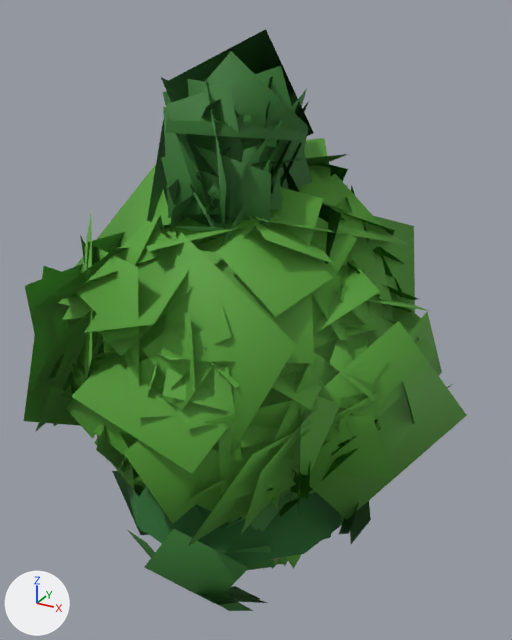
Before and after pictures for a commit that changed the glTF model public/assets/props.glb.
The view is the same before and after, from a 50 mm lens placed at (5.62, -9.61, 9.55), pointed at (0.14, 0.35, 4.57). The axes (+X, +Y, +Z) are drawn at lower left. The lights are the same throughout. The first picture is the older version. Where no turn or scale is listed for an object, it has been applied to the vertices.

The first picture shows 'Tree_Broad_LOD_Leaves', 'Tree_Broad_Leaves', 'Tree_Pine', 'Tree_Pine_LOD', 'Tree_Pine_LOD_Leaves', 'Tree_Pine_Leaves' and 1 more.
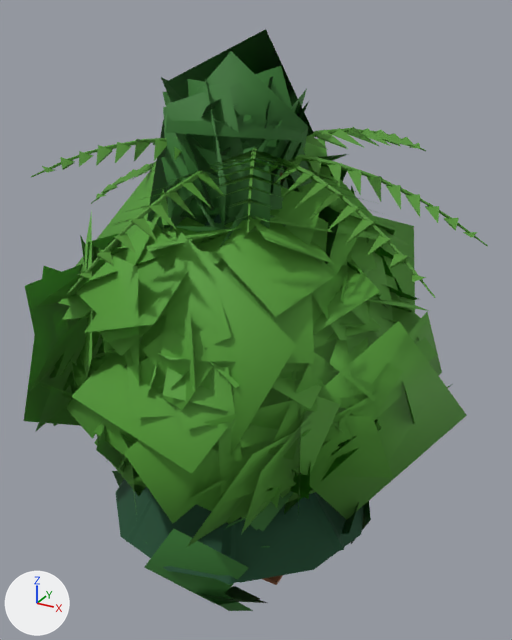
What changed in the scene script:
```text
Add ob_treesnowpine_lod:
    ob_treesnowpine_lod = bpy.data.objects.new('TreeSnowPine_LOD', me_treesnowpine_lod_001)  # 124 vertices, 212 faces; spans x -2.34..2.34, y -2.16..2.4, z 0.0..8.2; in mat_snowbark_001 (brown #4b3524), mat_leafpinesnow_001 (dark green #184b30), mat_snowcap_001 (white #f3f8ff)
    ob_treesnowpine_lod.location = (0.0, 0.0, 0.0)
Add ob_treesnowpine:
    ob_treesnowpine = bpy.data.objects.new('TreeSnowPine', me_treesnowpine_001)  # 212 vertices, 388 faces; spans x -2.44..2.45, y -2.39..2.43, z 0.0..8.23; in mat_snowbark_001 (brown #4b3524), mat_leafpinesnow_001 (dark green #184b30), mat_snowcap_001 (white #f3f8ff)
    ob_treesnowpine.location = (0.0, 0.0, 0.0)
Add ob_rockdune:
    ob_rockdune = bpy.data.objects.new('RockDune', me_rockdune_001)  # 78 vertices, 136 faces; spans x -1.46..1.56, y -1.29..1.24, z -0.41..1.61; in mat_sandrock_001 (orange #b98151), mat_sandrockdark_001 (brown #8d5c3b)
    ob_rockdune.location = (0.0, 0.0, 0.0)
Add ob_treepalm_lod:
    ob_treepalm_lod = bpy.data.objects.new('TreePalm_LOD', me_treepalm_lod_001)  # 638 vertices, 968 faces; spans x -3.31..3.73, y -3.41..3.67, z -0.01..7.77; in mat_palmtrunk_001 (brown #866640), mat_palmleaf_001 (green #519030), mat_coconut_001 (brown #593b18)
    ob_treepalm_lod.location = (0.0, 0.0, 0.0)
Add ob_treepalm:
    ob_treepalm = bpy.data.objects.new('TreePalm', me_treepalm_001)  # 1120 vertices, 1580 faces; spans x -3.31..3.73, y -3.41..3.67, z -0.01..7.78; in mat_palmtrunk_001 (brown #866640), mat_palmleaf_001 (green #519030), mat_coconut_001 (brown #593b18)
    ob_treepalm.location = (0.0, 0.0, 0.0)
```

What differs and where, as boxes (x1, y1, x2, y2) in the pictures (512 x 640 px):
'TreeSnowPine', added: after (116, 214, 363, 583)
'TreePalm', added: after (31, 127, 488, 298)
    faces in mat_palmleaf_001 (green #519030): (31, 127, 488, 298)
'TreePalm_LOD', added: after (32, 130, 488, 296)
'TreeSnowPine_LOD', added (mostly hidden): after (126, 221, 345, 584)
'RockDune', added (mostly hidden): after (262, 575, 283, 585)
'Tree_Pine', unchanged, covered by the edit: before (127, 486, 344, 564)
